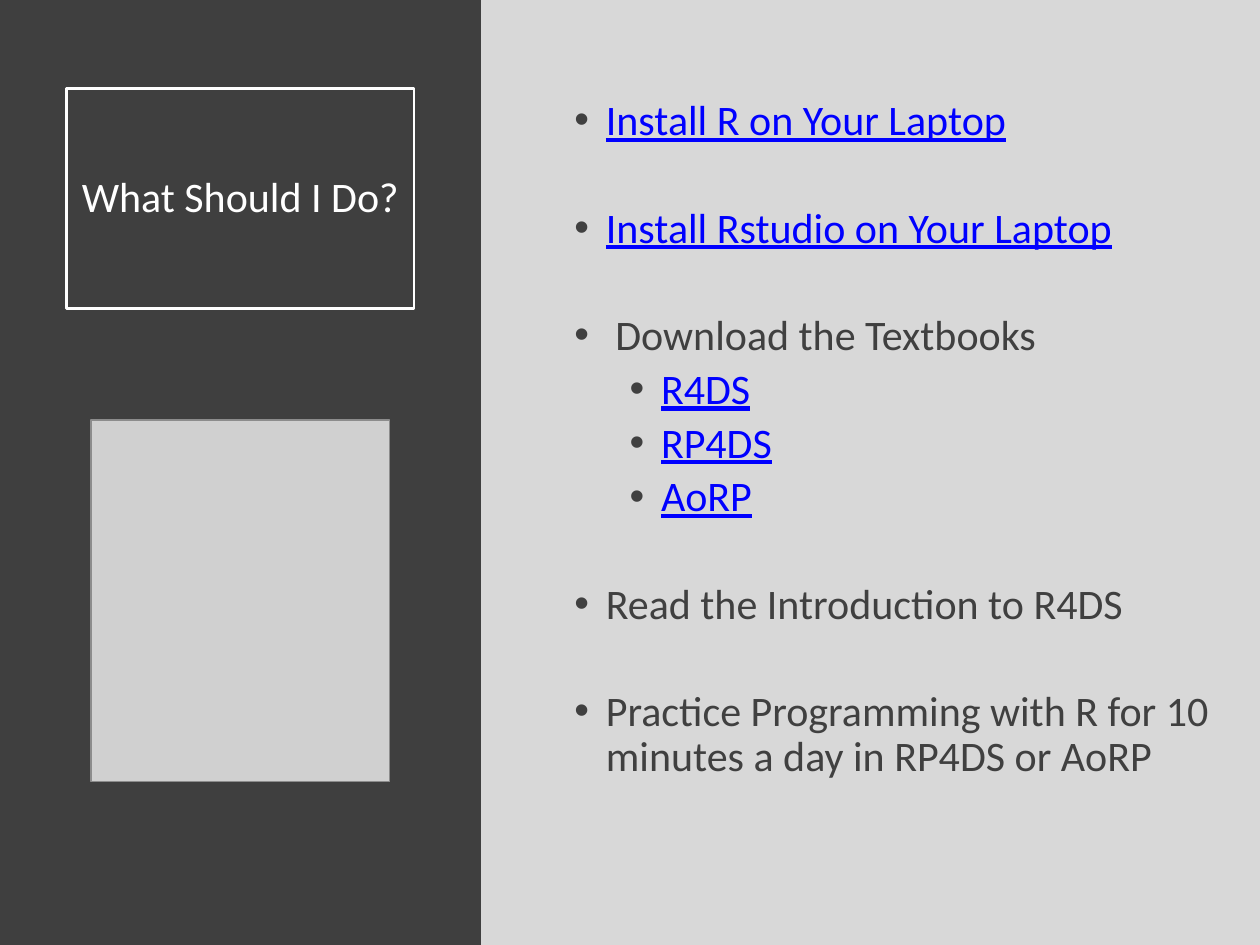
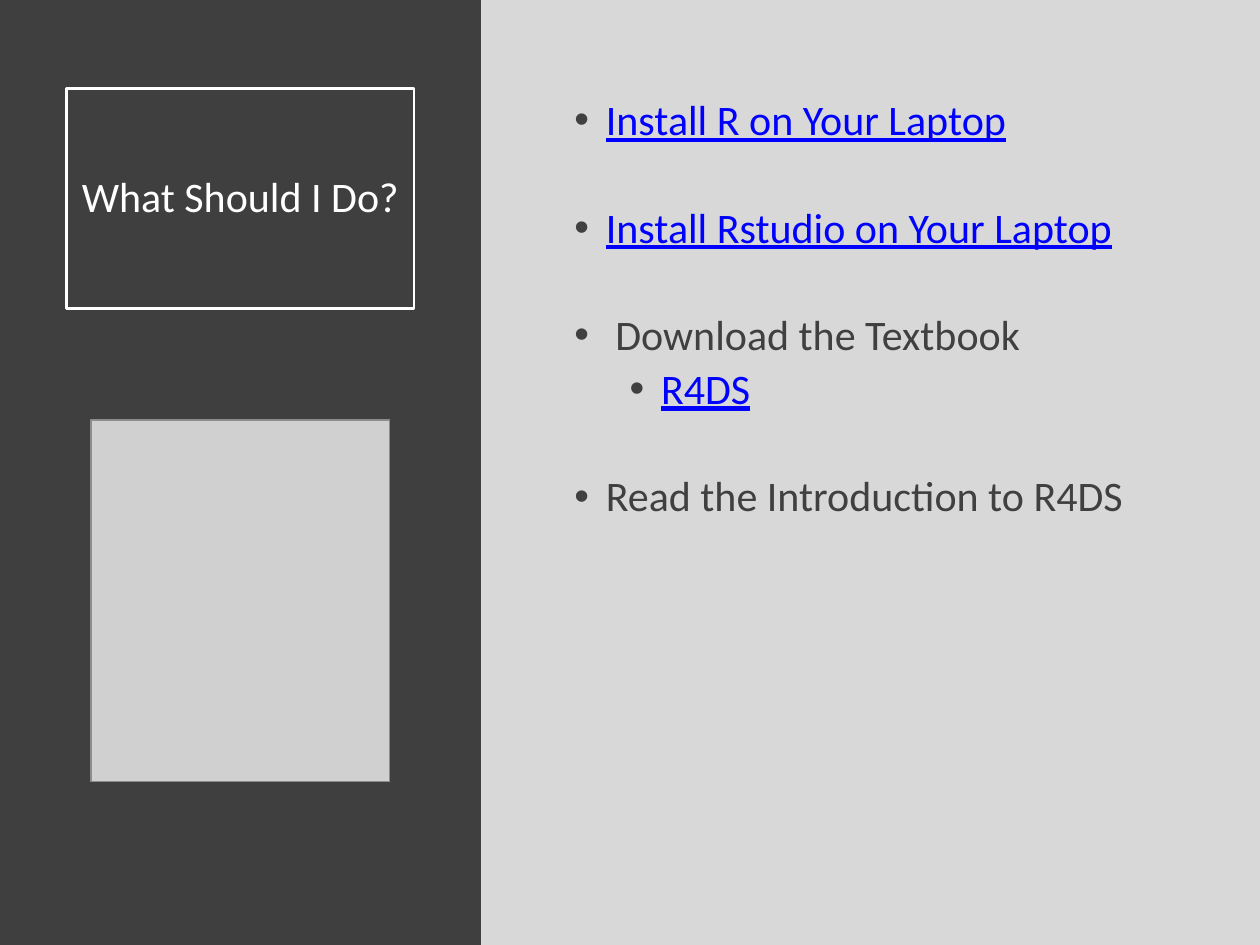
Before and after one commit to SuperMarioGiacomazzo/STOR320_WEBSITE, a slide deck: slide 7 of Lecture/Introduction/Intro_Lecture.pptx. Drawn at 1260x945 pixels with LibreOffice and Linux fonts; fonts in the diff are those of the drawing; grey boxes stand for pictures. Boxes give left, top, right and bottom in pixels: in the first picture for what was removed or moved away, otherwise in the second. Text is boxed around its words. In the diff, an @@ line names an element or a change of style, - is before the commit and + after.

```diff
--- a/Lecture/Introduction/Intro_Lecture.pptx
+++ b/Lecture/Introduction/Intro_Lecture.pptx
@@ text at (x1=615, y1=321, x2=1020, y2=351): text changed @@
-• Download the Textbooks
+• Download the Textbook
@@ text at (x1=661, y1=430, x2=772, y2=518): paragraphs removed @@
-  • RP4DS
-  • AoRP
@@ text at (x1=606, y1=697, x2=1209, y2=778): paragraph removed @@
-• Practice Programming with R for 10 minutes a day in RP4DS or AoRP
```
Also in this commit, not shown: 1 other slide changed, 9 other files.
